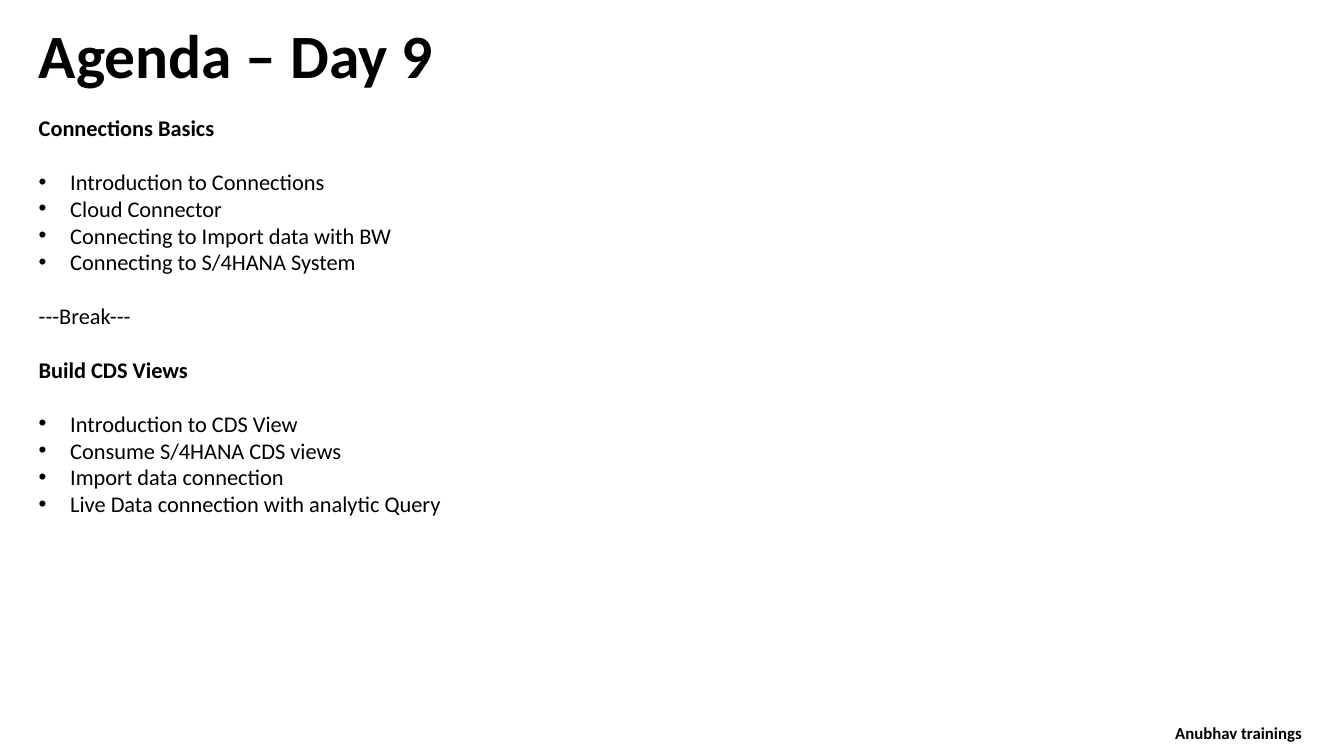
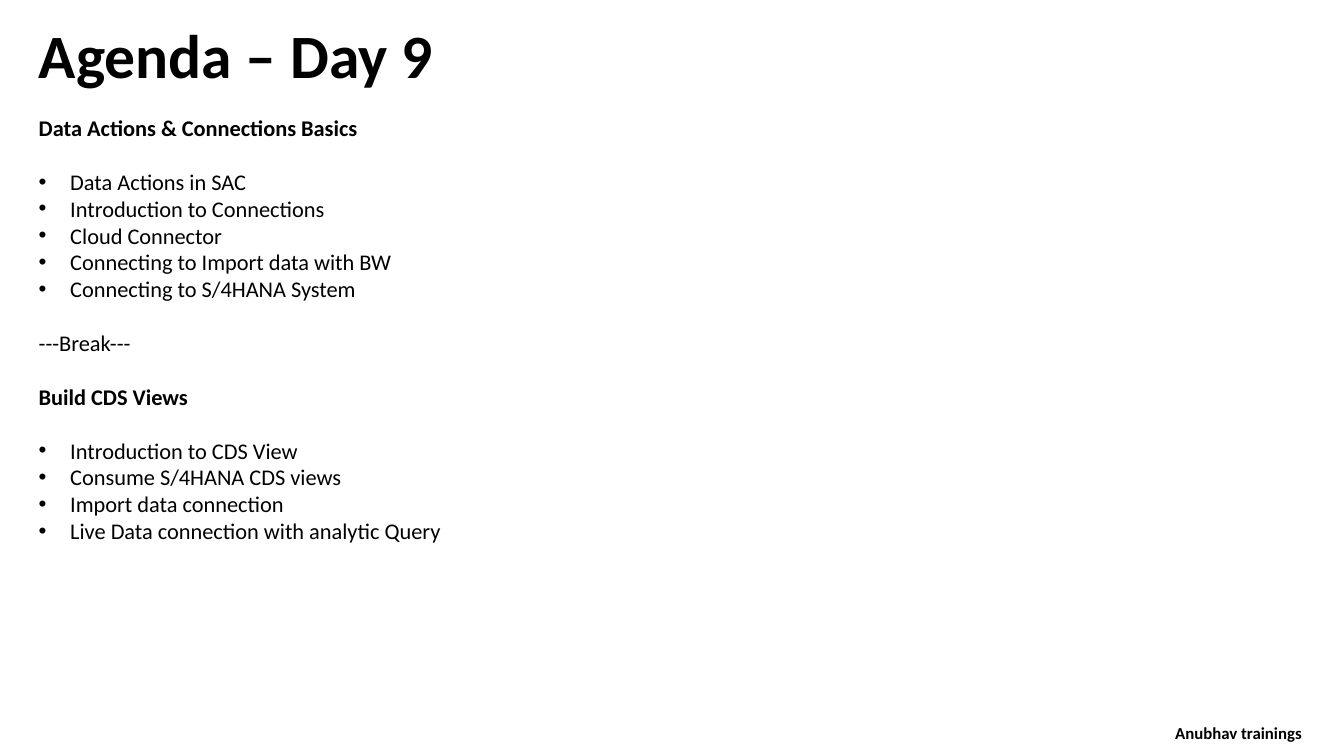
Before and after one commit to soyuztechnologies/Allianz_SAC_Training, a slide deck: slide 2 of day 9/SAC_Training Day 9.pptx. Drawn at 1344x756 pixels with LibreOffice and Linux fonts; fonts in the diff are those of the drawing. Boxes give left, top, right and bottom in pixels: in the first picture for what was removed or moved away, otherwise in the second. Text is boxed around its words. In the diff, an @@ line names an element or a change of style, - is before the commit and + after.

```diff
--- a/day 9/SAC_Training Day 9.pptx
+++ b/day 9/SAC_Training Day 9.pptx
@@ text at <box>39,120,357,190</box>: text changed @@
-Connections Basics
+Data Actions & Connections Basics
+• Data Actions in SAC
```
Also in this commit, not shown: 3 other slides changed, 1 slide added, 3 other files.
